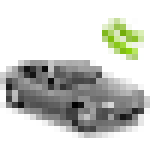
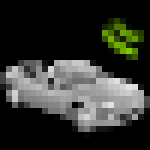
Revision of a layered w=150, h=150 image; what changed, layer by layer:
painted on "Background" over box(0, 60, 150, 138)
showed "New Layer", painted on it over box(0, 0, 150, 150)
